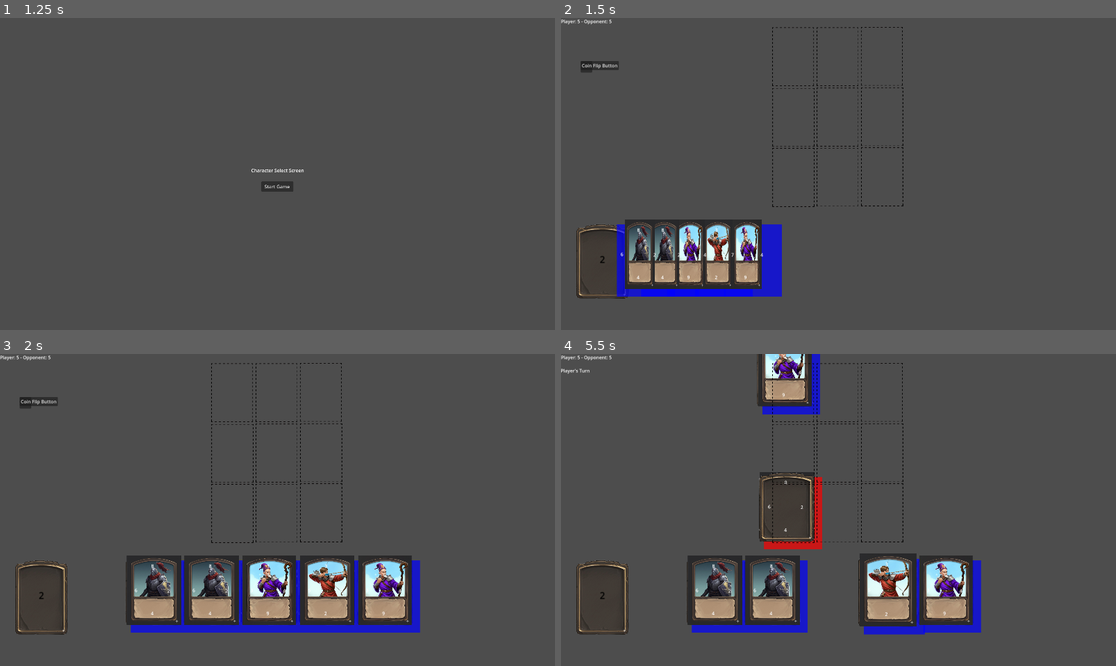
Above: before the commit, frames 1-4 (two rows, left to right).
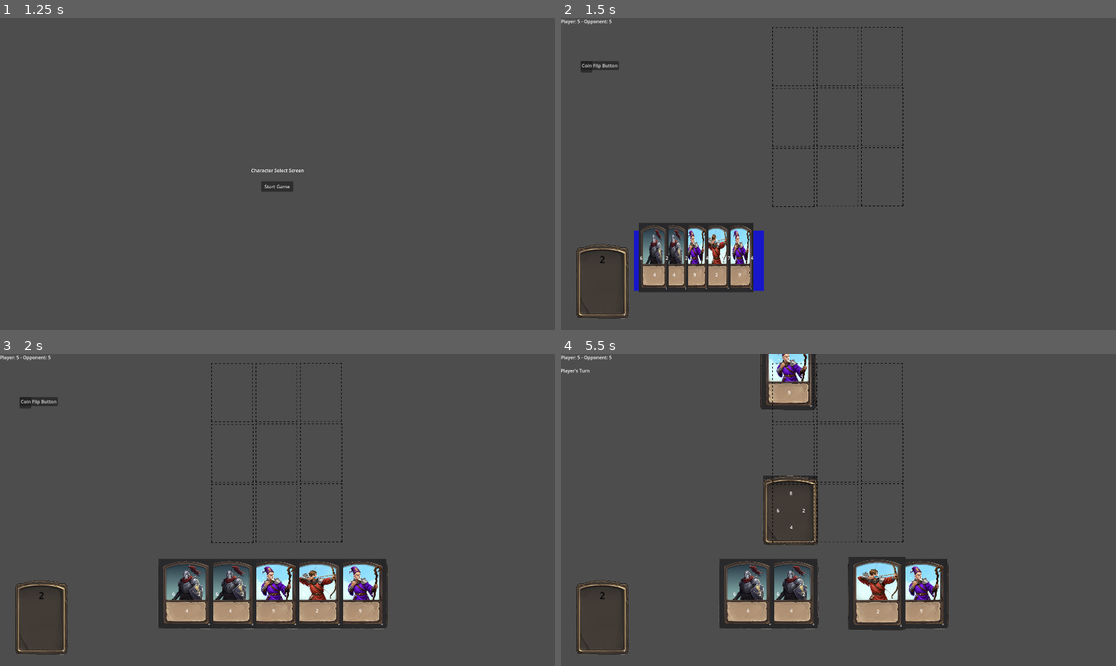
Above: after the commit, the same moments.

Repository: leslieharding/GreekMythTripleTriad2
Game: Godot game, scene res://Scenes/main_menu.tscn
Two runs of this game, one before a commit and one after it. Both use one fixed random seed, a clock stepped at 60 frames per second and the inputs below. The engine's default icon, where the game draws it, is replaced by a stand-in: a white triangle on a blue panel in a dark square.
Inputs (mouse positions are in pixels of both pictures, inside the frame that each line leads up to):
- Up to frame 1 (1.25 s): click "New Game" at 0.5 s
- Up to frame 2 (1.5 s): click "Start Game" at 1.25 s
- Up to frame 3 (2 s): no input
- Up to frame 4 (5.5 s): click "Coin Flip Button" at 2 s; drag from (943, 591) to (771, 591) at 2.77 s; tap Enter at 3.5 s; drag from (788, 506) to (943, 591) at 3.52 s; move the mouse to (888, 591) at 4.27 s; click (888, 591) at 4.42 s; tap Space at 5 s; drag from (827, 591) to (794, 391) at 5.02 s

Frame 1 is identical in both runs. In frame 2, 6.4% of the frame differs, in the area x 2-40%, y 64-97%; in frame 3, 11%; in frame 4, 13%, in the area x 2-76%, y 0-97%.

Commit message:
card size changes

Diff:
--- a/Scenes/card.tscn
+++ b/Scenes/card.tscn
@@ -5,7 +5,7 @@
 [ext_resource type="Texture2D" uid="uid://c7soelutudlxw" path="res://Images/deck.png" id="2_brehn"]
 
 [sub_resource type="RectangleShape2D" id="RectangleShape2D_wf8id"]
-size = Vector2(146, 197)
+size = Vector2(103, 133.5)
 
 [sub_resource type="Animation" id="Animation_eumee"]
 length = 0.001
@@ -121,48 +121,48 @@
 script = ExtResource("1_wf8id")
 
 [node name="CardBackImage" type="Sprite2D" parent="."]
-position = Vector2(-22.0001, -23.5)
+position = Vector2(-9.25003, -11.75)
 scale = Vector2(0.266667, 0.239258)
 texture = ExtResource("2_brehn")
 
 [node name="CardImage" type="Sprite2D" parent="."]
 z_index = -1
-position = Vector2(-20.9999, -22)
+position = Vector2(-9.49996, -11)
 scale = Vector2(0.25931, 0.234375)
 texture = ExtResource("1_0qqmn")
 
 [node name="Area2D" type="Area2D" parent="."]
 
 [node name="CollisionShape2D" type="CollisionShape2D" parent="Area2D"]
-position = Vector2(-22, -21.5)
+position = Vector2(-8.5, -10.75)
 shape = SubResource("RectangleShape2D_wf8id")
 
 [node name="South" type="RichTextLabel" parent="."]
-offset_left = -31.0
-offset_top = 46.0
-offset_right = 9.0
-offset_bottom = 86.0
+offset_left = -11.0
+offset_top = 37.0
+offset_right = 29.0
+offset_bottom = 77.0
 text = "0"
 
 [node name="North" type="RichTextLabel" parent="."]
-offset_left = -30.0
-offset_top = -118.0
-offset_right = 10.0
-offset_bottom = -78.0
+offset_left = -12.0
+offset_top = -81.0
+offset_right = 28.0
+offset_bottom = -41.0
 text = "0"
 
 [node name="East" type="RichTextLabel" parent="."]
-offset_left = 26.0
-offset_top = -32.0
-offset_right = 66.0
-offset_bottom = 8.0
+offset_left = 32.0
+offset_top = -21.0
+offset_right = 72.0
+offset_bottom = 19.0
 text = "0"
 
 [node name="West" type="RichTextLabel" parent="."]
-offset_left = -87.0
-offset_top = -34.0
-offset_right = -47.0
-offset_bottom = 6.0
+offset_left = -57.0
+offset_top = -21.0
+offset_right = -17.0
+offset_bottom = 19.0
 text = "0"
 
 [node name="AnimationPlayer" type="AnimationPlayer" parent="."]
--- a/Scenes/main.tscn
+++ b/Scenes/main.tscn
@@ -71,6 +71,7 @@
 
 [node name="Sprite2D" type="Sprite2D" parent="Deck"]
 z_index = -2
+position = Vector2(0, 69)
 scale = Vector2(0.252778, 0.257813)
 texture = ExtResource("4_jjvhh")
 
@@ -79,7 +80,7 @@
 collision_mask = 4
 
 [node name="CollisionShape2D" type="CollisionShape2D" parent="Deck/Area2D"]
-position = Vector2(0, 2.5)
+position = Vector2(-2, 67)
 shape = SubResource("RectangleShape2D_kry3j")
 
 [node name="RichTextLabel" type="RichTextLabel" parent="Deck"]
--- a/Scripts/card.gd
+++ b/Scripts/card.gd
@@ -8,6 +8,10 @@
 var values = [0, 0, 0, 0]  # [North, East, South, West]
 var owner_type = "player"  # "player" or "opponent"
 var border_color = Color(0, 0, 0, 0)  # Default transparent border
+
+# Card dimensions - centralized for easy adjustment
+const CARD_WIDTH = 146  # Match the CollisionShape2D width in the scene
+const CARD_HEIGHT = 197 # Match the CollisionShape2D height in the scene
 
 func _ready() -> void:
 	get_parent().connect_card_signals(self)
@@ -66,9 +70,9 @@
 		var border = ColorRect.new()
 		border.name = "CardBorder"
 
-		# Size it to be slightly larger than the card
-		border.size = Vector2(200, 250)
-		border.position = Vector2(-100, -125)
+		# Size it to match the card dimensions
+		border.size = Vector2(CARD_WIDTH + 10, CARD_HEIGHT + 10)  # Slightly larger than the card
+		border.position = Vector2(-CARD_WIDTH/2 - 5, -CARD_HEIGHT/2 - 5)  # Center the border around the card
 
 		# Set initial color based on owner
 		if owner_type == "player":
--- a/Scripts/card_battle.gd
+++ b/Scripts/card_battle.gd
@@ -4,6 +4,10 @@
 
 # Direction constants
 enum DIRECTION {NORTH, EAST, SOUTH, WEST}
+
+# Card dimensions
+const CARD_WIDTH = 146
+const CARD_HEIGHT = 197
 
 func _ready():
 	pass
@@ -28,14 +32,20 @@
 
 # Determine the relative direction between two card positions
 func get_relative_direction(from_pos, to_pos):
-	# Cards are spaced 200 units apart
-	if to_pos.y == from_pos.y - 200 and to_pos.x == from_pos.x:
+	# Get the slot spacing - this should match with your layout in the editor
+	var slot_spacing_x = 154  # Updated horizontal spacing between slots
+	var slot_spacing_y = 208  # Updated vertical spacing between slots
+
+	# Check directions with a small tolerance
+	var tolerance = 10
+
+	if abs(to_pos.y - (from_pos.y - slot_spacing_y)) < tolerance and abs(to_pos.x - from_pos.x) < tolerance:
 		return DIRECTION.NORTH
-	elif to_pos.x == from_pos.x + 200 and to_pos.y == from_pos.y:
+	elif abs(to_pos.x - (from_pos.x + slot_spacing_x)) < tolerance and abs(to_pos.y - from_pos.y) < tolerance:
 		return DIRECTION.EAST
-	elif to_pos.y == from_pos.y + 200 and to_pos.x == from_pos.x:
+	elif abs(to_pos.y - (from_pos.y + slot_spacing_y)) < tolerance and abs(to_pos.x - from_pos.x) < tolerance:
 		return DIRECTION.SOUTH
-	elif to_pos.x == from_pos.x - 200 and to_pos.y == from_pos.y:
+	elif abs(to_pos.x - (from_pos.x - slot_spacing_x)) < tolerance and abs(to_pos.y - from_pos.y) < tolerance:
 		return DIRECTION.WEST
 	return -1  # Not adjacent
 
@@ -90,8 +100,9 @@
 
 	var flash = ColorRect.new()
 	flash.color = flash_color
-	flash.size = Vector2(180, 180)
-	flash.position = Vector2(-90, -90)
+	# Update size and position to match the card's actual size
+	flash.size = Vector2(CARD_WIDTH, CARD_HEIGHT)
+	flash.position = Vector2(-CARD_WIDTH/2, -CARD_HEIGHT/2)
 	card.add_child(flash)
 
 	# Animate the flash
--- a/Scripts/game_manager.gd
+++ b/Scripts/game_manager.gd
@@ -170,26 +170,31 @@
 	print("DEBUG: Total placed cards on board:", placed_cards.size())
 	print("DEBUG: Played card position:", card_pos)
 
+	# Updated slot spacing values to match the new card and slot sizes
+	var slot_spacing_x = 154  # Horizontal spacing between slots
+	var slot_spacing_y = 208  # Vertical spacing between slots
+	var tolerance = 10  # Tolerance for position checking
+
 	for other_card in placed_cards:
 		if other_card != card:
 			var other_pos = other_card.position
 			print("DEBUG: Checking card at position:", other_pos)
 
-			# Check each direction with exact position checks
-			# North - exactly 0 difference in X, exactly -279 difference in Y
-			if abs(other_pos.x - card_pos.x) < 10 and abs(other_pos.y - card_pos.y + 279) < 10:
+			# Check each direction with exact position checks using updated spacing
+			# North - same X position, Y position is one slot higher
+			if abs(other_pos.x - card_pos.x) < tolerance and abs(other_pos.y - (card_pos.y - slot_spacing_y)) < tolerance:
 				adjacent_cards.append({"card": other_card, "direction": "north"})
 				print("DEBUG: Found north adjacent card")
-			# East - exactly +194 difference in X, exactly 0 difference in Y
-			elif abs(other_pos.x - card_pos.x - 194) < 10 and abs(other_pos.y - card_pos.y) < 10:
+			# East - X position is one slot to the right, same Y position
+			elif abs(other_pos.x - (card_pos.x + slot_spacing_x)) < tolerance and abs(other_pos.y - card_pos.y) < tolerance:
 				adjacent_cards.append({"card": other_card, "direction": "east"})
 				print("DEBUG: Found east adjacent card")
-			# South - exactly 0 difference in X, exactly +279 difference in Y
-			elif abs(other_pos.x - card_pos.x) < 10 and abs(other_pos.y - card_pos.y - 279) < 10:
+			# South - same X position, Y position is one slot lower
+			elif abs(other_pos.x - card_pos.x) < tolerance and abs(other_pos.y - (card_pos.y + slot_spacing_y)) < tolerance:
 				adjacent_cards.append({"card": other_card, "direction": "south"})
 				print("DEBUG: Found south adjacent card")
-			# West - exactly -194 difference in X, exactly 0 difference in Y
-			elif abs(other_pos.x - card_pos.x + 194) < 10 and abs(other_pos.y - card_pos.y) < 10:
+			# West - X position is one slot to the left, same Y position
+			elif abs(other_pos.x - (card_pos.x - slot_spacing_x)) < tolerance and abs(other_pos.y - card_pos.y) < tolerance:
 				adjacent_cards.append({"card": other_card, "direction": "west"})
 				print("DEBUG: Found west adjacent card")
 
--- a/Scripts/opponent.gd
+++ b/Scripts/opponent.gd
@@ -175,23 +175,28 @@
 	var adjacent_slots = []
 	var slot_pos = slot.position
 
+	# Updated slot spacing values to match the new layout
+	var slot_spacing_x = 154  # Horizontal spacing between slots
+	var slot_spacing_y = 208  # Vertical spacing between slots
+	var tolerance = 10  # Tolerance for position checking
+
 	# Check all card slots for adjacency
 	for other_slot in card_slots_reference.get_children():
 		if other_slot.has_method("get") and other_slot != slot:
 			var other_pos = other_slot.position
 
-			# Use the same position checking as in game_manager.gd
+			# Use updated position checking with the new spacing values
 			# North - check with tolerance
-			if abs(other_pos.x - slot_pos.x) < 10 and abs(other_pos.y - slot_pos.y + 279) < 10:
+			if abs(other_pos.x - slot_pos.x) < tolerance and abs(other_pos.y - (slot_pos.y - slot_spacing_y)) < tolerance:
 				adjacent_slots.append({"slot": other_slot, "direction": "north"})
 			# East - check with tolerance
-			elif abs(other_pos.x - slot_pos.x - 194) < 10 and abs(other_pos.y - slot_pos.y) < 10:
+			elif abs(other_pos.x - (slot_pos.x + slot_spacing_x)) < tolerance and abs(other_pos.y - slot_pos.y) < tolerance:
 				adjacent_slots.append({"slot": other_slot, "direction": "east"})
 			# South - check with tolerance
-			elif abs(other_pos.x - slot_pos.x) < 10 and abs(other_pos.y - slot_pos.y - 279) < 10:
+			elif abs(other_pos.x - slot_pos.x) < tolerance and abs(other_pos.y - (slot_pos.y + slot_spacing_y)) < tolerance:
 				adjacent_slots.append({"slot": other_slot, "direction": "south"})
 			# West - check with tolerance
-			elif abs(other_pos.x - slot_pos.x + 194) < 10 and abs(other_pos.y - slot_pos.y) < 10:
+			elif abs(other_pos.x - (slot_pos.x - slot_spacing_x)) < tolerance and abs(other_pos.y - slot_pos.y) < tolerance:
 				adjacent_slots.append({"slot": other_slot, "direction": "west"})
 
 	return adjacent_slots
--- a/Scripts/player_hand.gd
+++ b/Scripts/player_hand.gd
@@ -1,19 +1,15 @@
 extends Node2D
 
-
-
-const CARD_WIDTH = 200
+# Updated card width to match the new card dimensions
+const CARD_WIDTH = 150  # Adjusted for spacing between cards
 const HAND_Y_POSITION = 890
 const DEFAULT_CARD_MOVE_SPEED = 0.1
-
 
 var player_hand = []
 var center_screen_x
 
 func _ready() -> void:
-
 	center_screen_x = get_viewport().size.x/2
-
 
 func add_card_to_hand(card, speed):
 	if card not in player_hand:
@@ -22,12 +18,9 @@
 	else:
 		animate_card_to_position(card, card.hand_position, DEFAULT_CARD_MOVE_SPEED)
 
-
-
-
 func update_hand_positions(speed):
 	for i in range(player_hand.size()):
-		var new_position = Vector2 (calculate_card_position(i), HAND_Y_POSITION)
+		var new_position = Vector2(calculate_card_position(i), HAND_Y_POSITION)
 		var card = player_hand[i]
 		card.hand_position = new_position
 		animate_card_to_position(card, new_position, speed)
@@ -37,12 +30,9 @@
 	var x_offset = center_screen_x + index * CARD_WIDTH - total_width/2
 	return x_offset
 
-
-
 func animate_card_to_position(card, new_position, speed):
 	var tween = get_tree().create_tween()
 	tween.tween_property(card, "position", new_position, speed)
-
 
 func remove_card_from_hand(card):
 	if card in player_hand:
